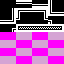
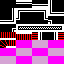
The second 64×64 image is a revision of the first. Changes to its layers:
painted on "Capa 2" over [0, 32, 64, 48]
